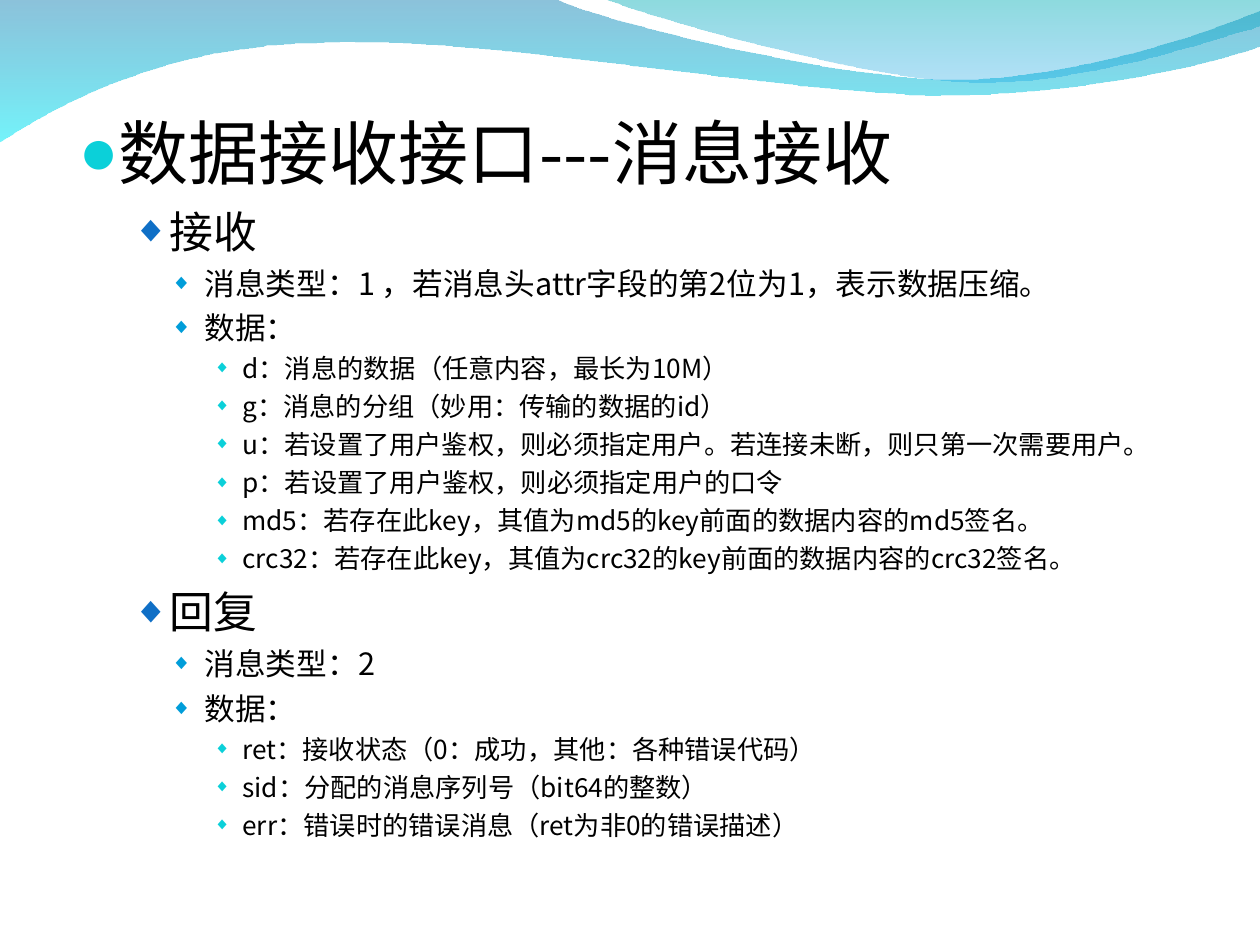
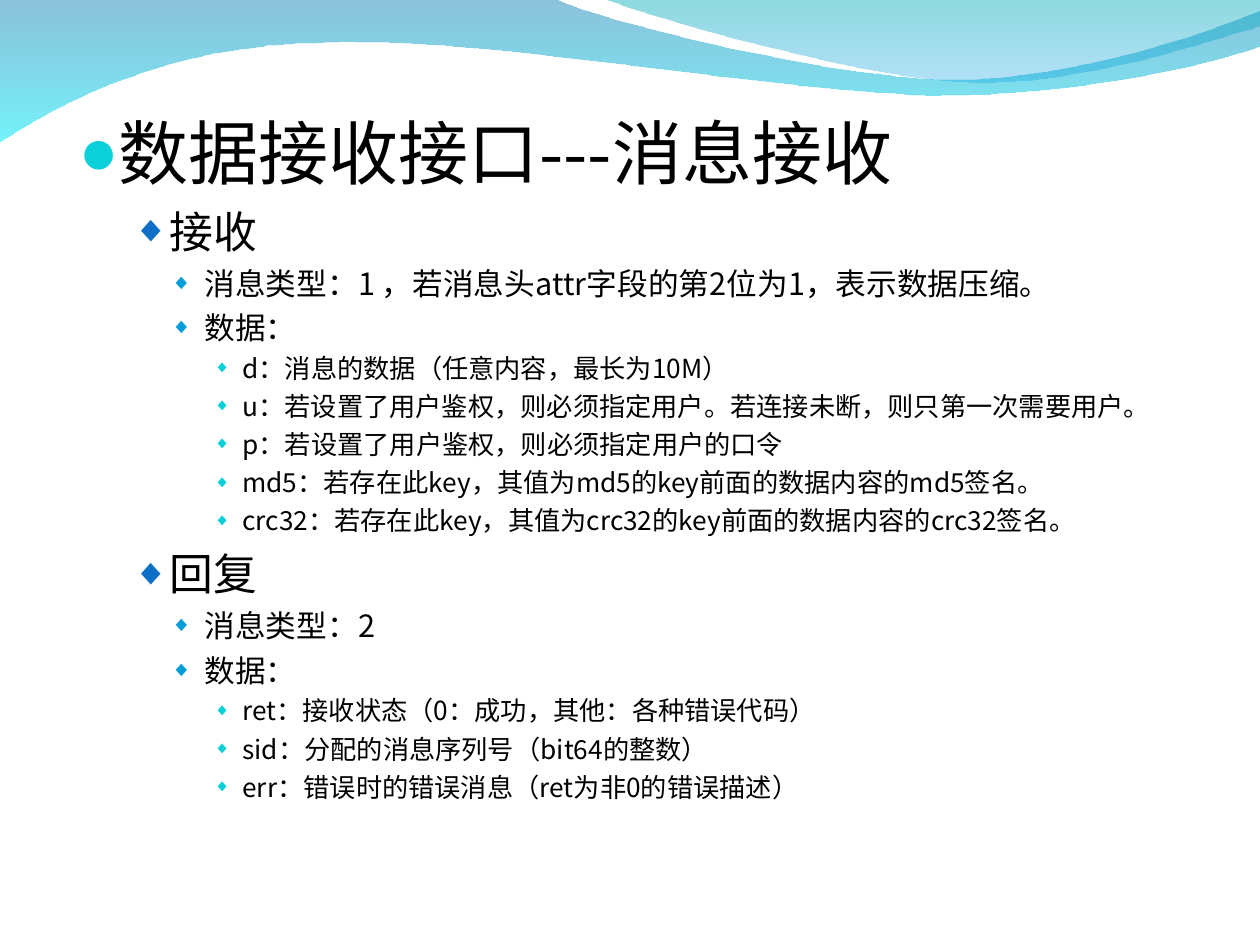
Before and after one commit to zxf1864/cwinux-mq, a slide deck: slide 13 of mq/doc/mq_introduce.ppt (slide 14 before the commit). Drawn at 1260x945 pixels with LibreOffice and Linux fonts; fonts in the diff are those of the drawing; background and template pictures are left out. Boxes give left, top, right and bottom in pixels: in the first picture for what was removed or moved away, otherwise in the second. Text is boxed around its words. In the diff, an @@ line names an element or a change of style, - is before the commit and + after.

```diff
--- a/mq/doc/mq_introduce.ppt
+++ b/mq/doc/mq_introduce.ppt
@@ text at box(242, 393, 727, 423): paragraph removed @@
-      ◆ g：消息的分组（妙用：传输的数据的id）
```
Also in this commit, not shown: 14 other slides changed, 1 slide added, 4 slides removed, 8 other files.
